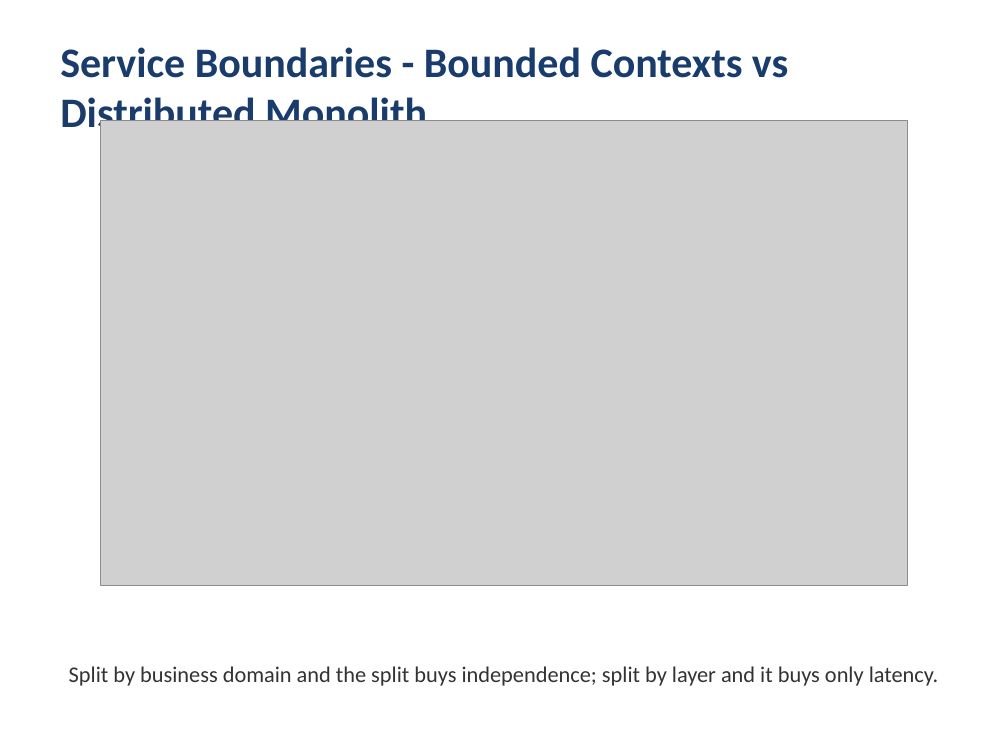
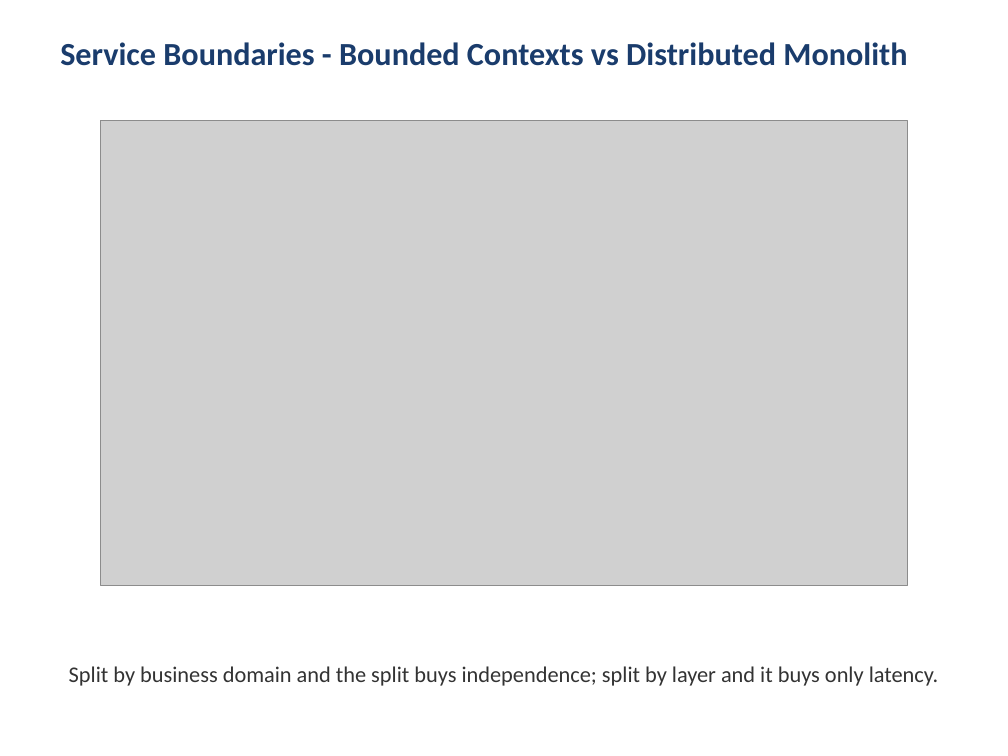
Before and after one commit to kumbulanit/devopsplaformngr, a slide deck: slide 7 of slides/DevOps-PlatformEngineering-Day2.pptx. Drawn at 1008x756 pixels with LibreOffice and Linux fonts; fonts in the diff are those of the drawing; grey boxes stand for pictures. Boxes give left, top, right and bottom in pixels: in the first picture for what was removed or moved away, otherwise in the second. Text is boxed around its words. In the diff, an @@ line names an element or a change of style, - is before the commit and + after.

```diff
--- a/slides/DevOps-PlatformEngineering-Day2.pptx
+++ b/slides/DevOps-PlatformEngineering-Day2.pptx
@@ text "Service Boundaries - Bounded Contexts ..." at (60,42,907,66): size 30 to 23 pt @@
```
Also in this commit, not shown: 2 other slides changed, 10 other files.
